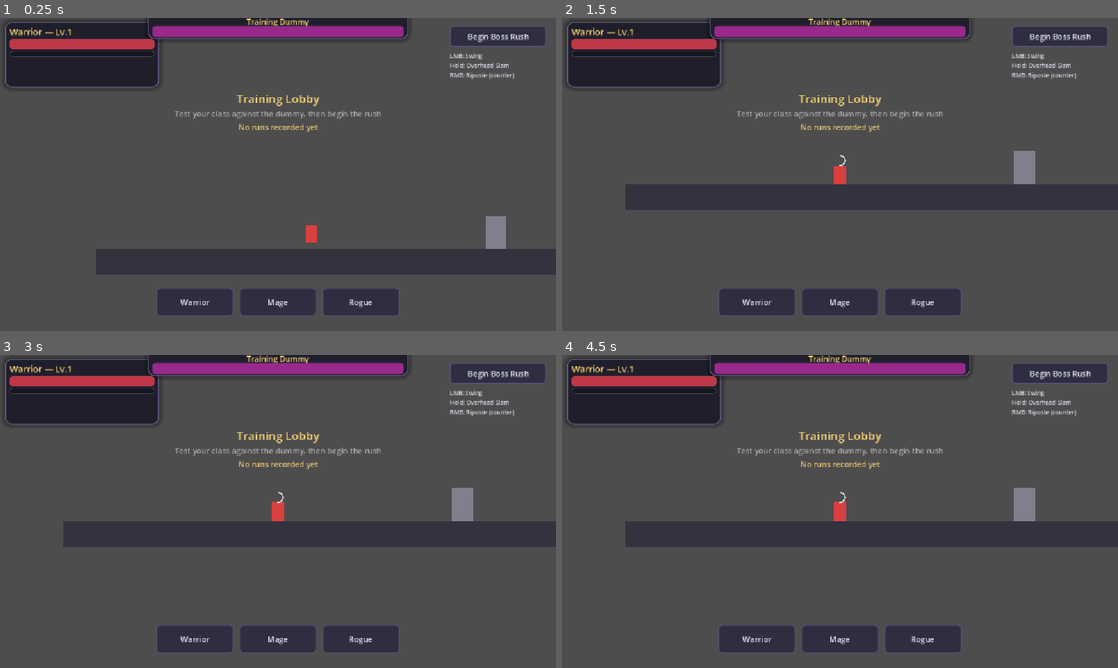
Above: before the commit, frames 1-4 (two rows, left to right).
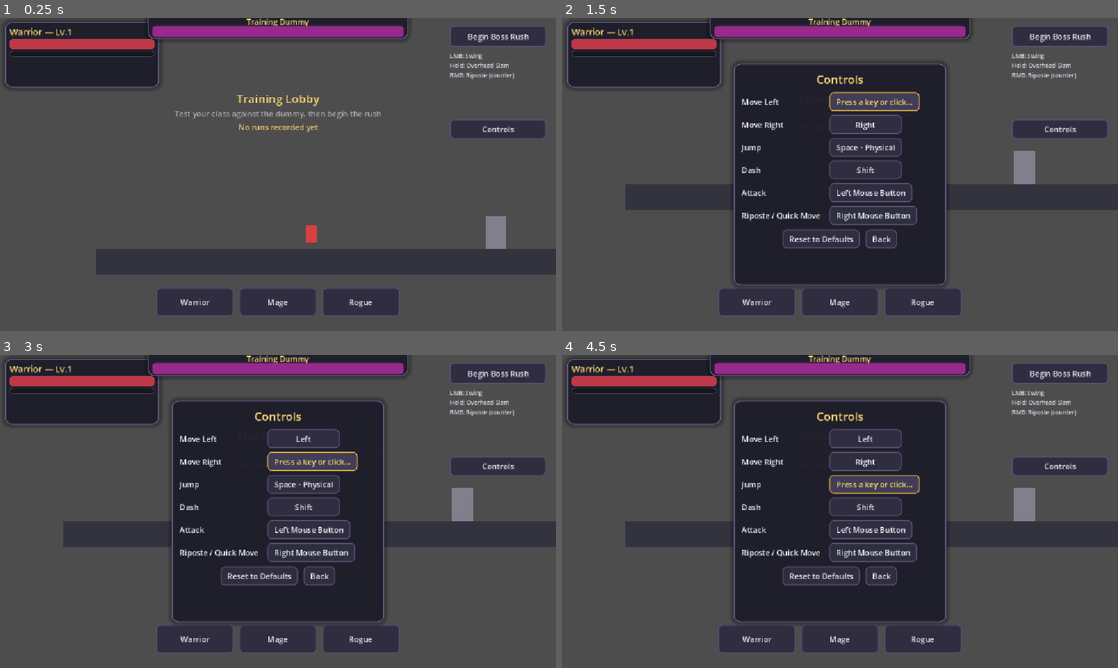
Above: after the commit, the same moments.

Repository: albertgalaxy/boss-rush
Game: Godot game, scene res://scenes/TrainingLobby.tscn
The game is run twice, just before and just after one commit, with the same random seed, the same clock (stepped at 60 frames per second) and the same inputs.
Inputs (mouse positions are in pixels of both pictures, inside the frame that each line leads up to):
- Up to frame 1 (0.25 s): no input
- Up to frame 2 (1.5 s): click (1062, 127) at 0.5 s, where only the run after the commit has a clickable "Controls"; click (867, 102) at 1.25 s, where only the run after the commit has a clickable "Left"
- Up to frame 3 (3 s): click (311, 439) at 2 s, where only the run after the commit has a clickable "Press a key or click..."; click (305, 461) at 2.75 s, where only the run after the commit has a clickable "Right"
- Up to frame 4 (4.5 s): click (873, 461) at 3.5 s, where only the run after the commit has a clickable "Press a key or click..."; click (867, 483) at 4.25 s, where only the run after the commit has a clickable "Space - Physical"

The runs differ from the first frame. In frame 1, 1.0% of the frame differs, in the area x 80-99%, y 32-39%; in frame 2, 24%, in the area x 30-99%, y 14-86%; in frame 3, 24%; in frame 4, 24%.

Commit message:
Add key rebinding for movement, jump, dash, and attacks
Adds a Controls menu (opened from the training lobby and pause menu)
that lets players rebind any key or mouse button per action. Rebinds
persist through the existing save file and are re-applied to Godot's
InputMap on launch.

Co-Authored-By: Claude Sonnet 5 <noreply@anthropic.com>

Diff:
--- a/scenes/TrainingLobby.tscn
+++ b/scenes/TrainingLobby.tscn
@@ -1,9 +1,10 @@
-[gd_scene load_steps=6 format=3]
+[gd_scene load_steps=7 format=3]
 
 [ext_resource type="Script" path="res://scripts/TrainingLobby.gd" id="1"]
 [ext_resource type="PackedScene" path="res://scenes/TrainingDummy.tscn" id="2"]
 [ext_resource type="PackedScene" path="res://scenes/UI/HUD.tscn" id="3"]
 [ext_resource type="PackedScene" path="res://scenes/UI/LevelUpMenu.tscn" id="4"]
+[ext_resource type="PackedScene" path="res://scenes/UI/ControlsMenu.tscn" id="5"]
 
 [sub_resource type="RectangleShape2D" id="RectangleShape2D_ground"]
 size = Vector2(1600, 64)
@@ -36,6 +37,8 @@
 [node name="HUD" parent="." instance=ExtResource("3")]
 
 [node name="LevelUpMenu" parent="." instance=ExtResource("4")]
+
+[node name="ControlsMenu" parent="." instance=ExtResource("5")]
 
 [node name="UI" type="CanvasLayer" parent="."]
 
@@ -137,3 +140,12 @@
 offset_bottom = 60.0
 focus_mode = 0
 text = "Begin Boss Rush"
+
+[node name="ControlsButton" type="Button" parent="UI/Root"]
+anchor_left = 1.0
+offset_left = -220.0
+offset_top = 210.0
+offset_right = -20.0
+offset_bottom = 250.0
+focus_mode = 0
+text = "Controls"
--- /dev/null
+++ b/scenes/UI/ControlsMenu.tscn
@@ -0,0 +1,55 @@
+[gd_scene load_steps=2 format=3]
+
+[ext_resource type="Script" path="res://scripts/UI/ControlsMenu.gd" id="1"]
+
+[node name="ControlsMenu" type="CanvasLayer"]
+process_mode = 3
+layer = 10
+script = ExtResource("1")
+
+[node name="Panel" type="Panel" parent="."]
+process_mode = 3
+anchors_preset = 8
+anchor_left = 0.5
+anchor_top = 0.5
+anchor_right = 0.5
+anchor_bottom = 0.5
+offset_left = -220.0
+offset_top = -230.0
+offset_right = 220.0
+offset_bottom = 230.0
+
+[node name="VBoxContainer" type="VBoxContainer" parent="Panel"]
+process_mode = 3
+anchors_preset = 15
+anchor_right = 1.0
+anchor_bottom = 1.0
+offset_left = 16.0
+offset_top = 16.0
+offset_right = -16.0
+offset_bottom = -16.0
+theme_override_constants/separation = 10
+
+[node name="Title" type="Label" parent="Panel/VBoxContainer"]
+process_mode = 3
+theme_override_font_sizes/font_size = 24
+theme_override_colors/font_color = Color(1, 0.85, 0.45, 1)
+text = "Controls"
+horizontal_alignment = 1
+
+[node name="ActionList" type="VBoxContainer" parent="Panel/VBoxContainer"]
+process_mode = 3
+theme_override_constants/separation = 8
+
+[node name="ButtonRow" type="HBoxContainer" parent="Panel/VBoxContainer"]
+process_mode = 3
+theme_override_constants/separation = 12
+alignment = 1
+
+[node name="ResetButton" type="Button" parent="Panel/VBoxContainer/ButtonRow"]
+process_mode = 3
+text = "Reset to Defaults"
+
+[node name="BackButton" type="Button" parent="Panel/VBoxContainer/ButtonRow"]
+process_mode = 3
+text = "Back"
--- a/scenes/UI/PauseMenu.tscn
+++ b/scenes/UI/PauseMenu.tscn
@@ -1,6 +1,7 @@
-[gd_scene load_steps=2 format=3]
+[gd_scene load_steps=3 format=3]
 
 [ext_resource type="Script" path="res://scripts/UI/PauseMenu.gd" id="1"]
+[ext_resource type="PackedScene" path="res://scenes/UI/ControlsMenu.tscn" id="2"]
 
 [node name="PauseMenu" type="CanvasLayer"]
 process_mode = 3
@@ -43,6 +44,12 @@
 process_mode = 3
 text = "Restart Run"
 
+[node name="ControlsButton" type="Button" parent="Panel/VBoxContainer"]
+process_mode = 3
+text = "Controls"
+
 [node name="MenuButton" type="Button" parent="Panel/VBoxContainer"]
 process_mode = 3
 text = "Return to Training"
+
+[node name="ControlsMenu" parent="." instance=ExtResource("2")]
--- a/scripts/GameManager.gd
+++ b/scripts/GameManager.gd
@@ -1,6 +1,7 @@
 extends Node
 
 const SAVE_PATH := "user://save_data.json"
+const REBINDABLE_ACTIONS: Array[String] = ["move_left", "move_right", "jump", "dash", "attack", "quick_move"]
 
 var selected_class: String = "warrior"
 var selected_boss: String = "brute"
@@ -22,8 +23,13 @@
 	"best_endless_depth": 0,
 }
 
+var default_keybind_events := {}
+
 func _ready() -> void:
+	for action in REBINDABLE_ACTIONS:
+		default_keybind_events[action] = InputMap.action_get_events(action).duplicate()
 	load_save()
+	apply_saved_keybinds()
 	get_tree().auto_accept_quit = false
 	get_tree().root.close_requested.connect(_on_close_requested)
 
@@ -74,6 +80,48 @@
 			"if (typeof FS !== 'undefined' && FS.syncfs) { FS.syncfs(false, function(err) {}); }",
 			true
 		)
+
+func _event_to_dict(event: InputEvent) -> Dictionary:
+	if event is InputEventKey:
+		return {"type": "key", "physical_keycode": event.physical_keycode}
+	if event is InputEventMouseButton:
+		return {"type": "mouse", "button_index": event.button_index}
+	return {}
+
+func _dict_to_event(d: Dictionary) -> InputEvent:
+	match d.get("type", ""):
+		"key":
+			var e := InputEventKey.new()
+			e.physical_keycode = int(d.get("physical_keycode", 0))
+			return e
+		"mouse":
+			var e := InputEventMouseButton.new()
+			e.button_index = int(d.get("button_index", 0))
+			return e
+	return null
+
+func save_keybinds() -> void:
+	var data := {}
+	for action in REBINDABLE_ACTIONS:
+		var events := []
+		for event in InputMap.action_get_events(action):
+			var d := _event_to_dict(event)
+			if not d.is_empty():
+				events.append(d)
+		data[action] = events
+	save_data["keybinds"] = data
+	save_game()
+
+func apply_saved_keybinds() -> void:
+	var data: Dictionary = save_data.get("keybinds", {})
+	for action in REBINDABLE_ACTIONS:
+		if not data.has(action):
+			continue
+		InputMap.action_erase_events(action)
+		for d in data[action]:
+			var event := _dict_to_event(d)
+			if event != null:
+				InputMap.action_add_event(action, event)
 
 func record_run_result(bosses_defeated: int, level: int, depth: int) -> void:
 	var changed := false
--- a/scripts/TrainingLobby.gd
+++ b/scripts/TrainingLobby.gd
@@ -11,8 +11,10 @@
 @onready var rogue_btn: Button = $UI/Root/ClassRow/RogueButton
 @onready var start_btn: Button = $UI/Root/StartButton
 @onready var resume_btn: Button = $UI/Root/ResumeButton
+@onready var controls_btn: Button = $UI/Root/ControlsButton
 @onready var best_run_label: Label = $UI/Root/BestRunLabel
 @onready var attacks_label: Label = $UI/Root/AttacksLabel
+@onready var controls_menu: CanvasLayer = $ControlsMenu
 
 var player: Player
 
@@ -22,6 +24,7 @@
 	rogue_btn.pressed.connect(_swap_class.bind("rogue"))
 	start_btn.pressed.connect(_on_start_pressed)
 	resume_btn.pressed.connect(_on_resume_pressed)
+	controls_btn.pressed.connect(controls_menu.open)
 	resume_btn.visible = GameManager.has_saved_run()
 	dummy.hp_changed.connect(hud.set_boss_hp)
 	dummy.spawn_position = dummy.global_position
--- /dev/null
+++ b/scripts/UI/ControlsMenu.gd
@@ -0,0 +1,103 @@
+extends CanvasLayer
+
+const ACTION_LABELS := {
+	"move_left": "Move Left",
+	"move_right": "Move Right",
+	"jump": "Jump",
+	"dash": "Dash",
+	"attack": "Attack",
+	"quick_move": "Riposte / Quick Move",
+}
+
+@onready var action_list: VBoxContainer = $Panel/VBoxContainer/ActionList
+@onready var reset_button: Button = $Panel/VBoxContainer/ButtonRow/ResetButton
+@onready var back_button: Button = $Panel/VBoxContainer/ButtonRow/BackButton
+
+var action_buttons := {}
+var listening_for_action: String = ""
+
+func _ready() -> void:
+	process_mode = Node.PROCESS_MODE_ALWAYS
+	visible = false
+	reset_button.pressed.connect(_on_reset_pressed)
+	back_button.pressed.connect(_on_back_pressed)
+	_build_rows()
+
+func open() -> void:
+	listening_for_action = ""
+	_refresh_all_labels()
+	visible = true
+
+func _build_rows() -> void:
+	for child in action_list.get_children():
+		child.queue_free()
+	action_buttons.clear()
+	for action in GameManager.REBINDABLE_ACTIONS:
+		var row := HBoxContainer.new()
+		row.add_theme_constant_override("separation", 12)
+		var label := Label.new()
+		label.text = ACTION_LABELS.get(action, action)
+		label.custom_minimum_size = Vector2(170, 0)
+		row.add_child(label)
+		var btn := Button.new()
+		btn.custom_minimum_size = Vector2(150, 0)
+		btn.text = _binding_text(action)
+		btn.pressed.connect(_on_rebind_pressed.bind(action))
+		row.add_child(btn)
+		action_buttons[action] = btn
+		action_list.add_child(row)
+
+func _binding_text(action: String) -> String:
+	var events := InputMap.action_get_events(action)
+	if events.is_empty():
+		return "Unbound"
+	return events[0].as_text().trim_suffix(" (Physical)")
+
+func _refresh_all_labels() -> void:
+	for action in action_buttons.keys():
+		action_buttons[action].text = _binding_text(action)
+
+func _on_rebind_pressed(action: String) -> void:
+	if listening_for_action != "" and action_buttons.has(listening_for_action):
+		action_buttons[listening_for_action].text = _binding_text(listening_for_action)
+	listening_for_action = action
+	action_buttons[action].text = "Press a key or click..."
+
+func _unhandled_input(event: InputEvent) -> void:
+	if not visible:
+		return
+	if listening_for_action == "":
+		if event.is_action_pressed("ui_cancel"):
+			_on_back_pressed()
+			get_viewport().set_input_as_handled()
+		return
+	if event is InputEventKey and event.pressed and not event.echo:
+		if event.physical_keycode == KEY_ESCAPE:
+			action_buttons[listening_for_action].text = _binding_text(listening_for_action)
+			listening_for_action = ""
+		else:
+			_apply_binding(listening_for_action, event)
+		get_viewport().set_input_as_handled()
+	elif event is InputEventMouseButton and event.pressed:
+		_apply_binding(listening_for_action, event)
+		get_viewport().set_input_as_handled()
+
+func _apply_binding(action: String, event: InputEvent) -> void:
+	InputMap.action_erase_events(action)
+	InputMap.action_add_event(action, event.duplicate())
+	action_buttons[action].text = _binding_text(action)
+	listening_for_action = ""
+	GameManager.save_keybinds()
+
+func _on_reset_pressed() -> void:
+	for action in GameManager.REBINDABLE_ACTIONS:
+		InputMap.action_erase_events(action)
+		for e in GameManager.default_keybind_events[action]:
+			InputMap.action_add_event(action, e)
+	listening_for_action = ""
+	_refresh_all_labels()
+	GameManager.save_keybinds()
+
+func _on_back_pressed() -> void:
+	listening_for_action = ""
+	visible = false
--- a/scripts/UI/PauseMenu.gd
+++ b/scripts/UI/PauseMenu.gd
@@ -2,11 +2,14 @@
 
 @onready var resume_button: Button = $Panel/VBoxContainer/ResumeButton
 @onready var restart_button: Button = $Panel/VBoxContainer/RestartButton
+@onready var controls_button: Button = $Panel/VBoxContainer/ControlsButton
 @onready var menu_button: Button = $Panel/VBoxContainer/MenuButton
+@onready var controls_menu: CanvasLayer = $ControlsMenu
 
 func _ready() -> void:
 	resume_button.pressed.connect(_on_resume)
 	restart_button.pressed.connect(_on_restart)
+	controls_button.pressed.connect(controls_menu.open)
 	menu_button.pressed.connect(_on_menu)
 	visible = false
 
